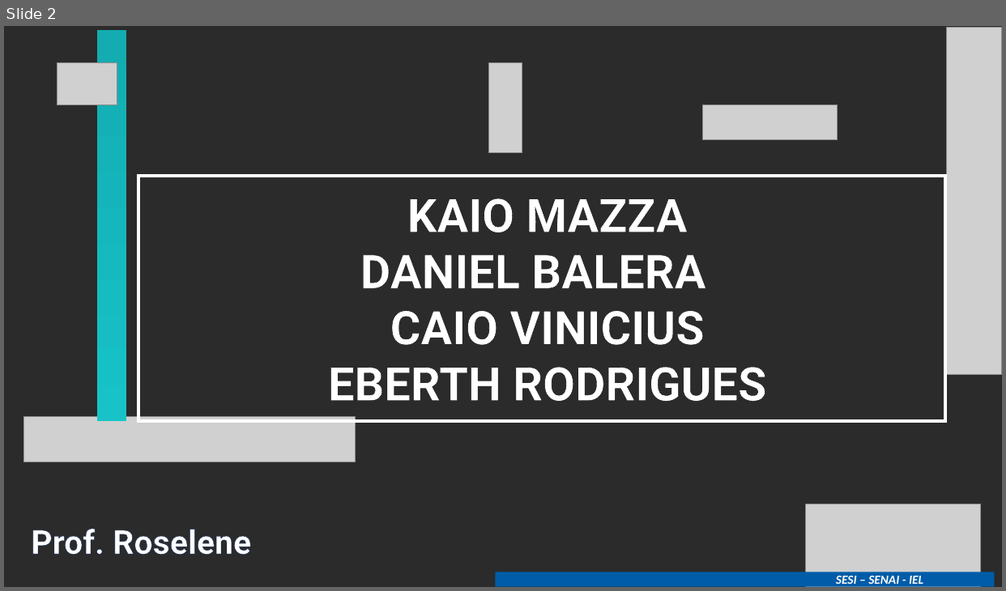
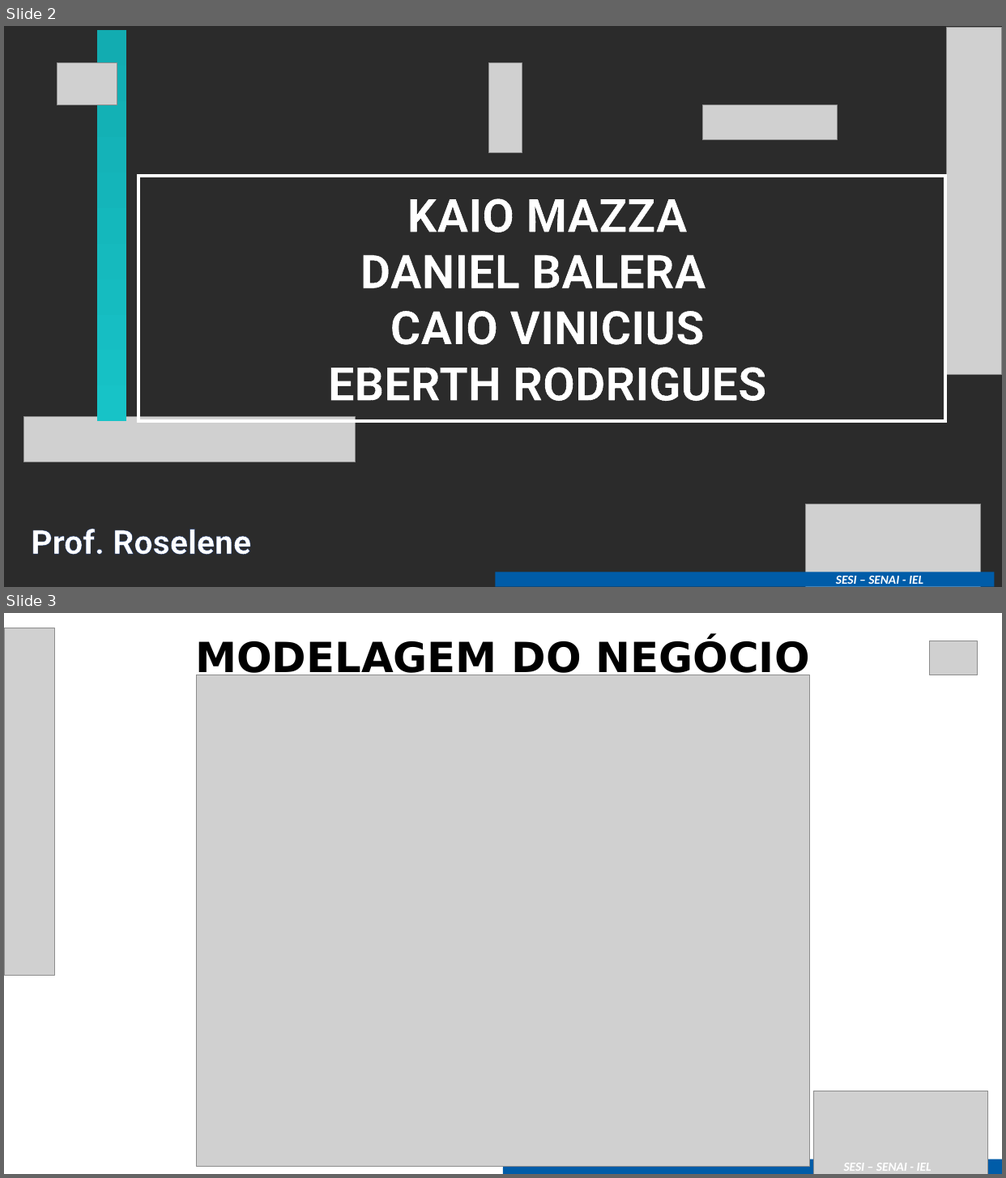
Before and after one commit to Caioairesd/Projeto-tbit-manager-estoque, a slide deck: Documentação/Slides/Modelagem do Sistema - TBit Manager.pptx. Shown one above the other, each under a label of ours: slide 2 before the commit, slides 2 and 3 after it. The pictures are 1006x591 and 1006x1178 pixels, drawn with LibreOffice and Linux fonts; fonts in the diff are those of the drawing; grey boxes stand for pictures; background and template pictures are left out; a plain dark background stands for a picture behind light text. Boxes give left, top, right and bottom in pixels: in the first picture for what was removed or moved away, otherwise in the second. Text is boxed around its words. In the diff, an @@ line names an element or a change of style, - is before the commit and + after.

Commit message:
Organizando a pasta da modelagem de sistemas e adicionando a modelagem do sistema (canvas)

```diff
--- a/Documentação/Slides/Modelagem do Sistema - TBit Manager.pptx
+++ b/Documentação/Slides/Modelagem do Sistema - TBit Manager.pptx
@@ slide 3 added at <box>4,613,1002,1174</box>, background #FFFFFF @@
@@ picture added at <box>4,628,54,976</box> @@
@@ text added at <box>195,639,810,681</box>, 40 pt, text #000000, bold @@
+MODELAGEM DO NEGÓCIO
@@ picture added at <box>929,641,978,675</box> @@
@@ picture added at <box>197,675,809,1167</box> @@
@@ picture added at <box>813,1091,987,1174</box> @@
@@ rectangle added at <box>503,1160,1002,1174</box>, fill #005CA8 @@
@@ text added at <box>844,1163,931,1171</box>, 12 pt, text #FFFFFF, bold, italic @@
+SESI – SENAI - IEL
```
Also in this commit, not shown: 4 slides changed, 4 other files.
